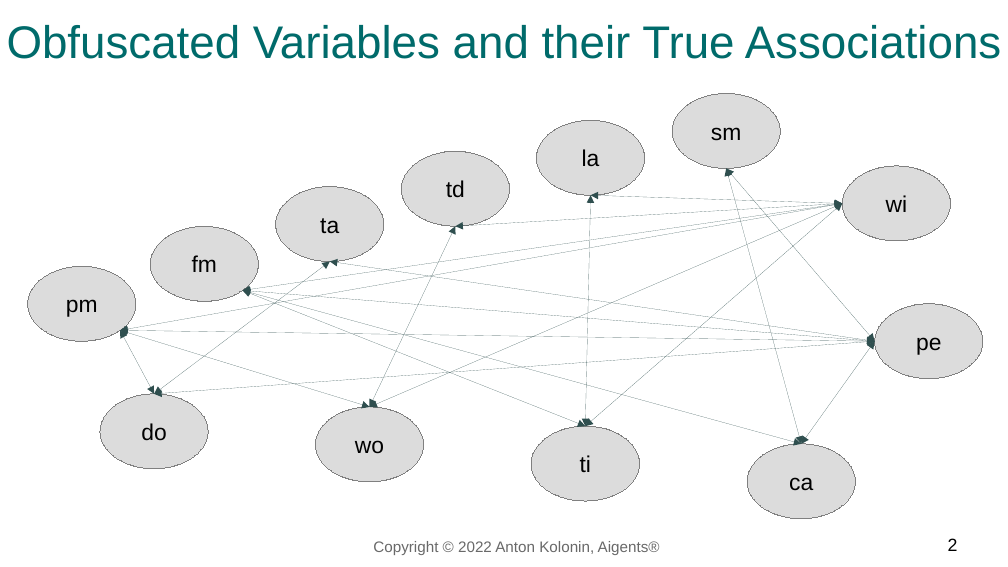
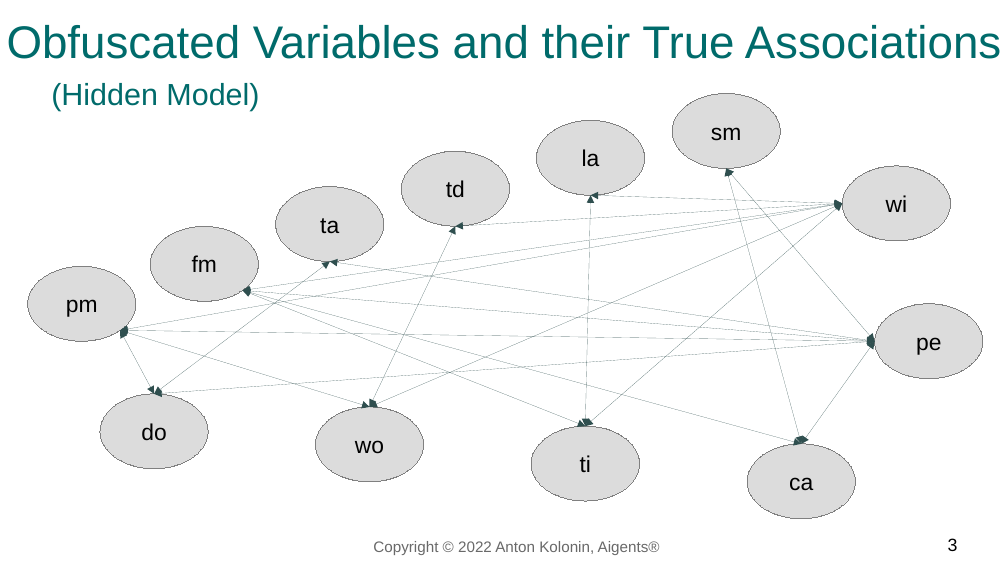
Before and after one commit to agirussia/agirussia.github.io, a slide deck: slide 3 of challenges/miniagi1/animals1.odp (slide 2 before the commit). Drawn at 1008x567 pixels with LibreOffice and Linux fonts; fonts in the diff are those of the drawing. Boxes give left, top, right and bottom in pixels: in the first picture for what was removed or moved away, otherwise in the second. Text is boxed around its words. In the diff, an @@ line names an element or a change of style, - is before the commit and + after.

```diff
--- a/challenges/miniagi1/animals1.odp
+++ b/challenges/miniagi1/animals1.odp
@@ text added at box(51, 83, 259, 111), 24 pt, text #006B6B @@
+(Hidden Model)
@@ page number at box(948, 538, 958, 551): text changed @@
-2
+3
```
Also in this commit, not shown: 2 other slides changed, 2 slides added, 1 other file.
